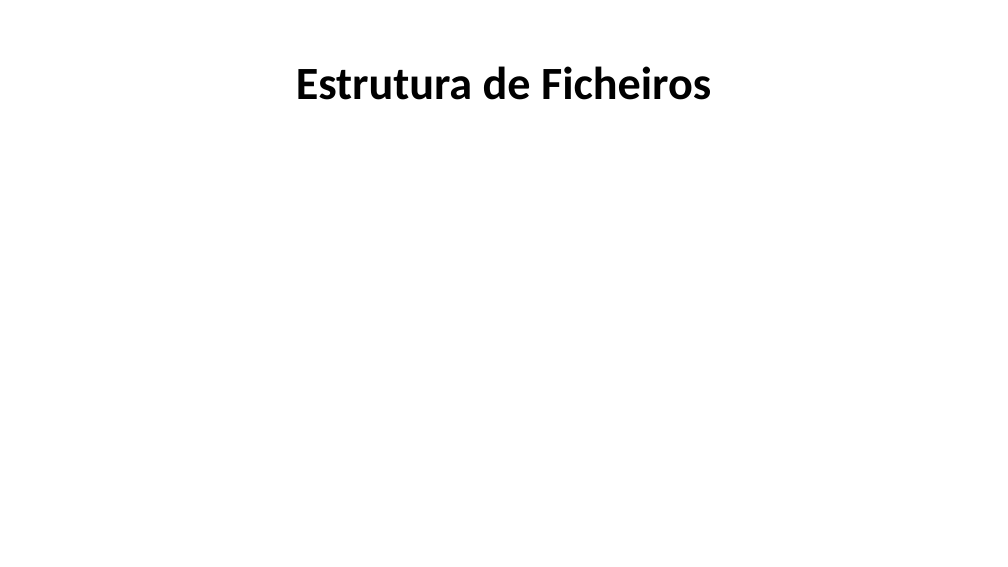
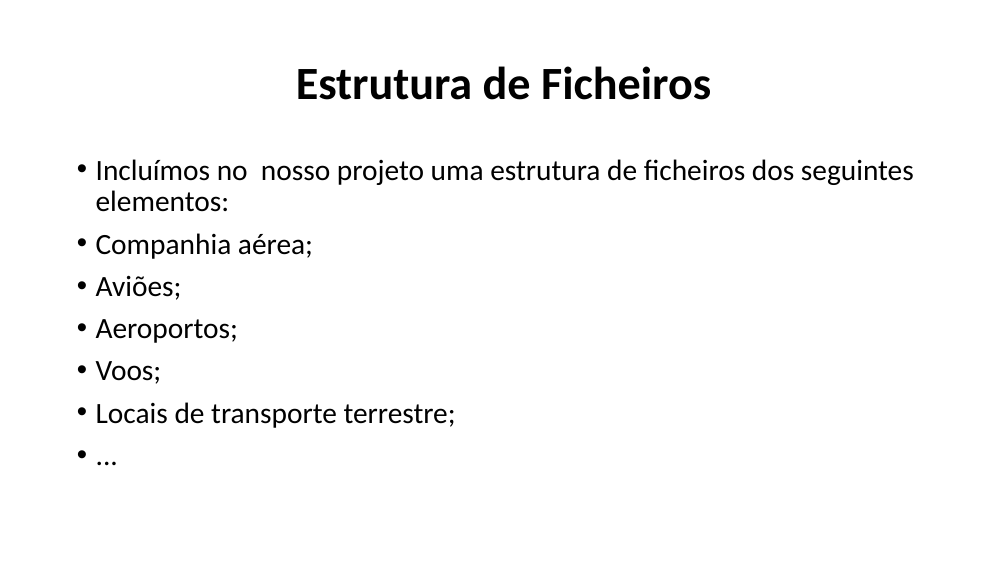
Before and after one commit to Naapperas/feup-aed-proj1, a slide deck: slide 5 of Apresentação.pptx. Drawn at 1008x567 pixels with LibreOffice and Linux fonts; fonts in the diff are those of the drawing. Boxes give left, top, right and bottom in pixels: in the first picture for what was removed or moved away, otherwise in the second. Text is boxed around its words. In the diff, an @@ line names an element or a change of style, - is before the commit and + after.

```diff
--- a/Apresentação.pptx
+++ b/Apresentação.pptx
@@ text added at bbox=[96, 159, 914, 428], 28 pt, text #000000 @@
+• Incluímos no nosso projeto uma estrutura de ficheiros dos seguintes elementos:
+• Companhia aérea;
+• Aviões;
+• Aeroportos;
+• Voos;
+• Locais de transporte terrestre;
+• ...
```
Also in this commit, not shown: 4 other files.
